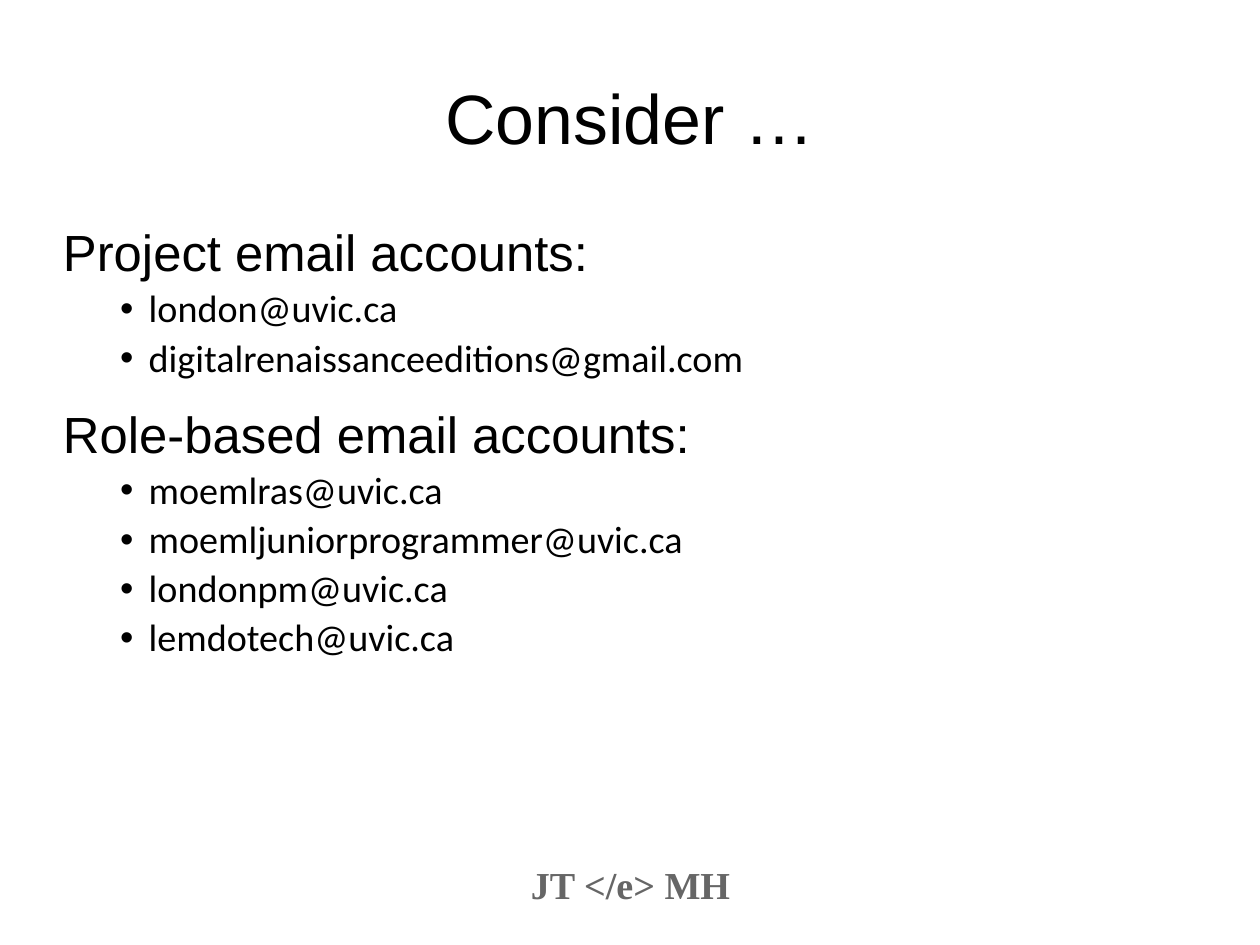
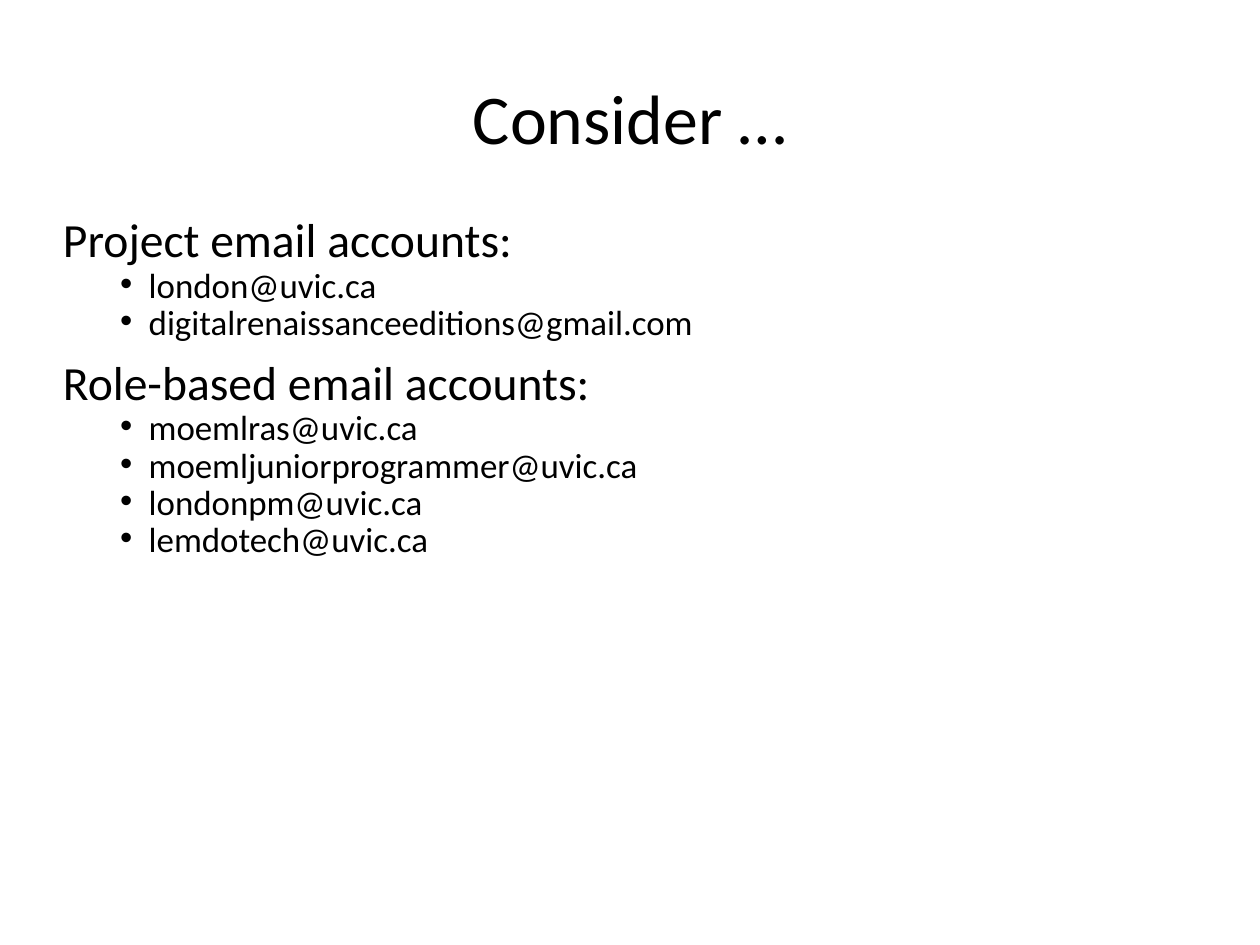
Before and after one commit to projectEndings/Endings, a slide deck: slide 14 of presentations/dhsi2019/documentation.odp (slide 9 before the commit). Drawn at 1260x945 pixels with LibreOffice and Linux fonts; fonts in the diff are those of the drawing; background and template pictures are left out. Boxes give left, top, right and bottom in pixels: in the first picture for what was removed or moved away, otherwise in the second. Text is boxed around its words. In the diff, an @@ line names an element or a change of style, - is before the commit and + after.

```diff
--- a/presentations/dhsi2019/documentation.odp
+++ b/presentations/dhsi2019/documentation.odp
@@ title "Consider …" at [473, 95, 723, 145]: font Arial to Calibri; alignment centre to left @@
@@ text "Project email accounts:" at [63, 224, 693, 556]: size 32 to 30 pt, font Arial to Calibri in "Project email accounts:", "Role-based email accounts:"; size 24 to 22 pt in "london@uvic.ca", "digitalrenaissanceeditions@gmail.com", "moemlras@uvic.ca", "moemljuniorprogrammer@uvic.ca" and 2 more places; line spacing 1 to 0.8; line spacing 0.9 to 0.7 @@
@@ text removed at [531, 874, 731, 900] @@
-JT </e> MH
```
Also in this commit, not shown: 13 other slides changed, 8 slides added, 1 slide removed, 1 other file.
